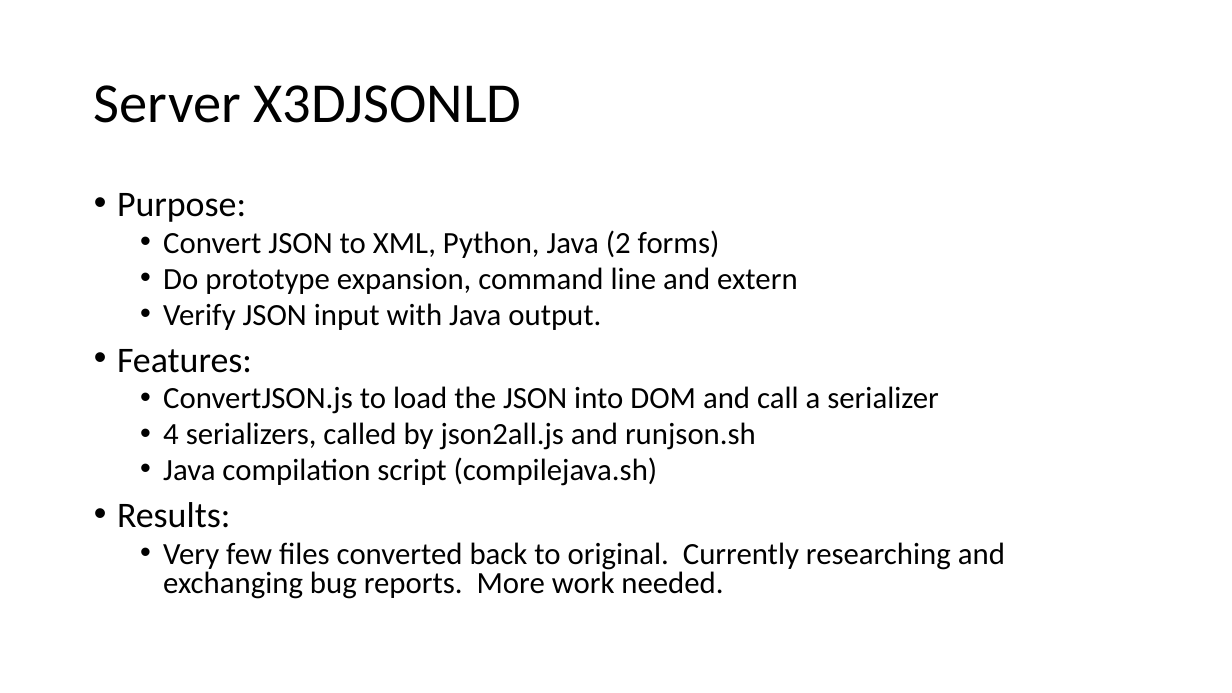
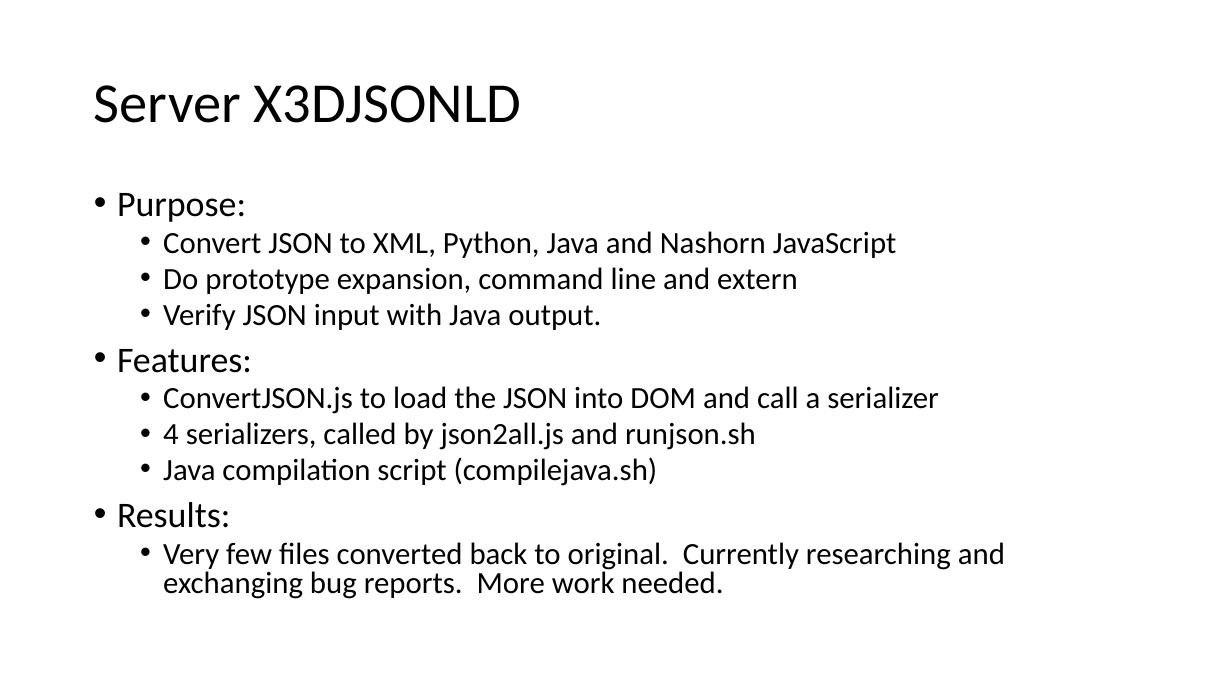
Before and after one commit to coderextreme/X3DJSONLD, a slide deck: slide 9 of X3DJSONLoaderTutorial.pptx. Drawn at 1232x693 pixels with LibreOffice and Linux fonts; fonts in the diff are those of the drawing. Boxes give left, top, right and bottom in pixels: in the first picture for what was removed or moved away, otherwise in the second. Text is boxed around its words. In the diff, an @@ line names an element or a change of style, - is before the commit and + after.

Commit message:
Checked in new version for quoting for client (works for XML but not for JSON).  Checked in tutorial.

```diff
--- a/X3DJSONLoaderTutorial.pptx
+++ b/X3DJSONLoaderTutorial.pptx
@@ text at bbox=[163, 231, 897, 258]: text changed @@
-  • Convert JSON to XML, Python, Java (2 forms)
+  • Convert JSON to XML, Python, Java and Nashorn JavaScript
```
Also in this commit, not shown: 2 other slides changed, 3 other files.
